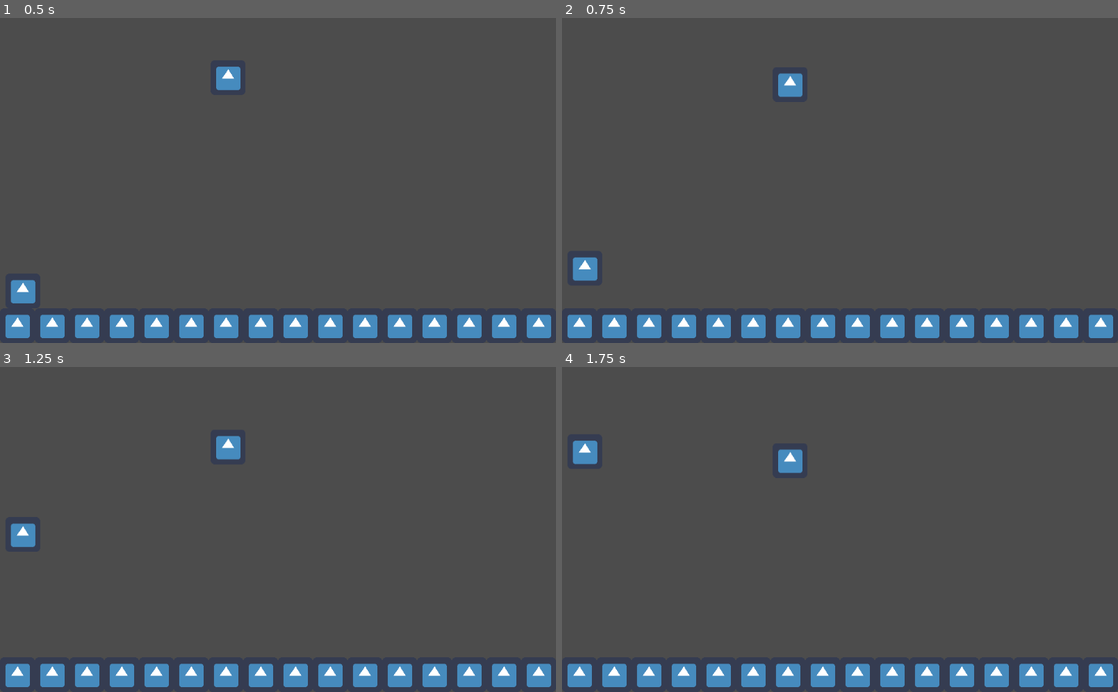
Above: before the commit, frames 1-4 (two rows, left to right).
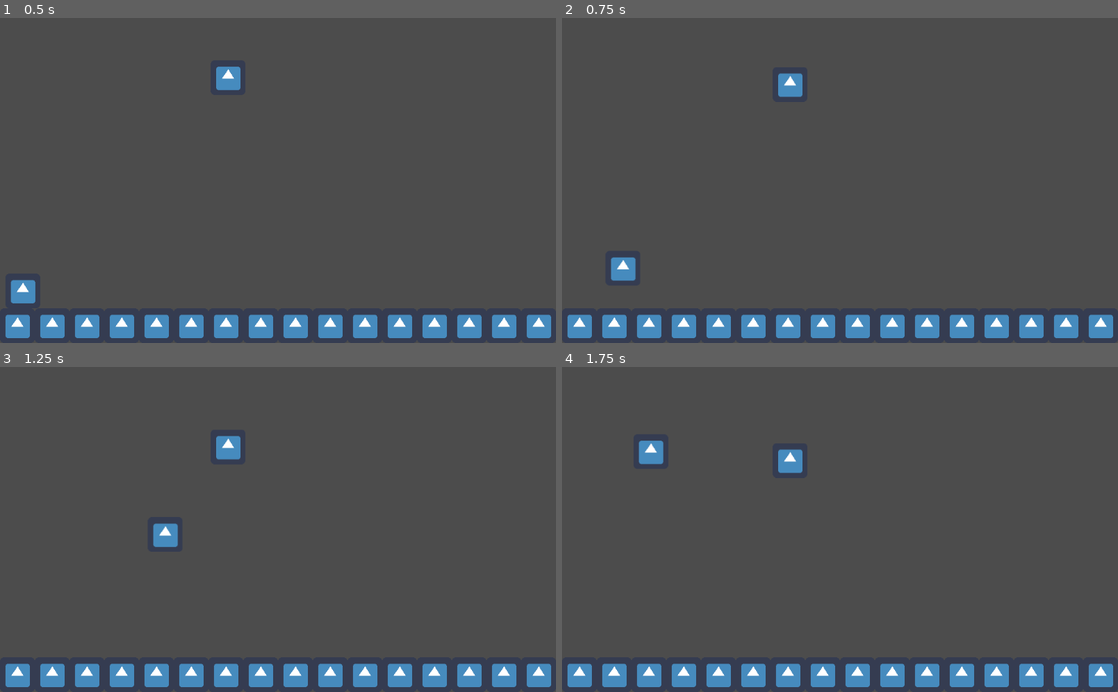
Above: after the commit, the same moments.

Repository: Italia2407/Arcade-Game
Game: Godot game, scene res://scenes/Prototype_Level.tscn
Two runs of this game, one before a commit and one after it. Both use one fixed random seed, a clock stepped at 60 frames per second and the inputs below. The engine's default icon, where the game draws it, is replaced by a stand-in: a white triangle on a blue panel in a dark square.
Inputs:
- Up to frame 1 (0.5 s): no input
- Up to frame 2 (0.75 s): hold D (move_right, bound only after the commit) from 0.53 s (still down); tap Space (jump) at 0.6 s
- Up to frame 3 (1.25 s): keep holding D (move_right, bound only after the commit); tap Space (jump) at 0.77, 1.07 s
- Up to frame 4 (1.75 s): release D (move_right, bound only after the commit) at 1.28 s; hold A (move_left, bound only after the commit) from 1.28 s (still down); tap Space (jump) at 1.35, 1.52 s

Frame 1 is identical in both runs. In frame 2, 0.7% of the frame differs, in the area x 1-14%, y 73-81%; in frame 3, 0.7%, in the area x 1-32%, y 48-56%; in frame 4, 0.6%.

Commit message:
Implemented Basic Left/Right Movement

Diff:
--- a/project.godot
+++ b/project.godot
@@ -26,6 +26,16 @@
 "events": [ Object(InputEventKey,"resource_local_to_scene":false,"resource_name":"","device":0,"alt":false,"shift":false,"control":false,"meta":false,"command":false,"pressed":false,"scancode":32,"unicode":0,"echo":false,"script":null)
  ]
 }
+move_left={
+"deadzone": 0.5,
+"events": [ Object(InputEventKey,"resource_local_to_scene":false,"resource_name":"","device":0,"alt":false,"shift":false,"control":false,"meta":false,"command":false,"pressed":false,"scancode":65,"unicode":0,"echo":false,"script":null)
+ ]
+}
+move_right={
+"deadzone": 0.5,
+"events": [ Object(InputEventKey,"resource_local_to_scene":false,"resource_name":"","device":0,"alt":false,"shift":false,"control":false,"meta":false,"command":false,"pressed":false,"scancode":68,"unicode":0,"echo":false,"script":null)
+ ]
+}
 
 [layer_names]
 
--- a/scripts/PlayerController.gd
+++ b/scripts/PlayerController.gd
@@ -26,9 +26,15 @@
 
 # Called every frame. 'delta' is the elapsed time since the previous frame.
 func _process(delta):
+	if (Input.is_action_pressed("move_left") && !Input.is_action_pressed("move_right")):
+		_velocity.x = -movement_speed
+	elif (Input.is_action_pressed("move_right") && !Input.is_action_pressed("move_left")):
+		_velocity.x = movement_speed
+	else:
+		_velocity.x = 0.0
+
 	if (Input.is_action_just_pressed("jump")):
 		_velocity.y = _jump_force
-		print("Jump")
 
 func _physics_process(delta):
 	# Move Player Based on Velocity
